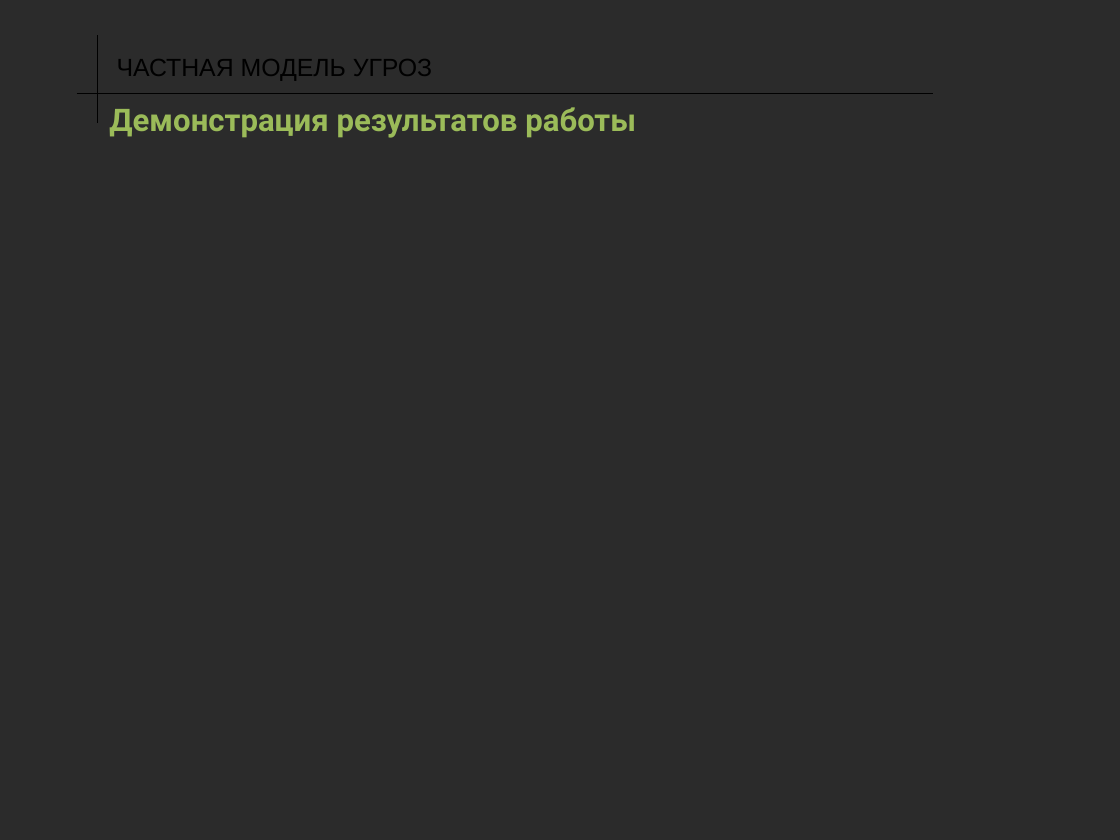
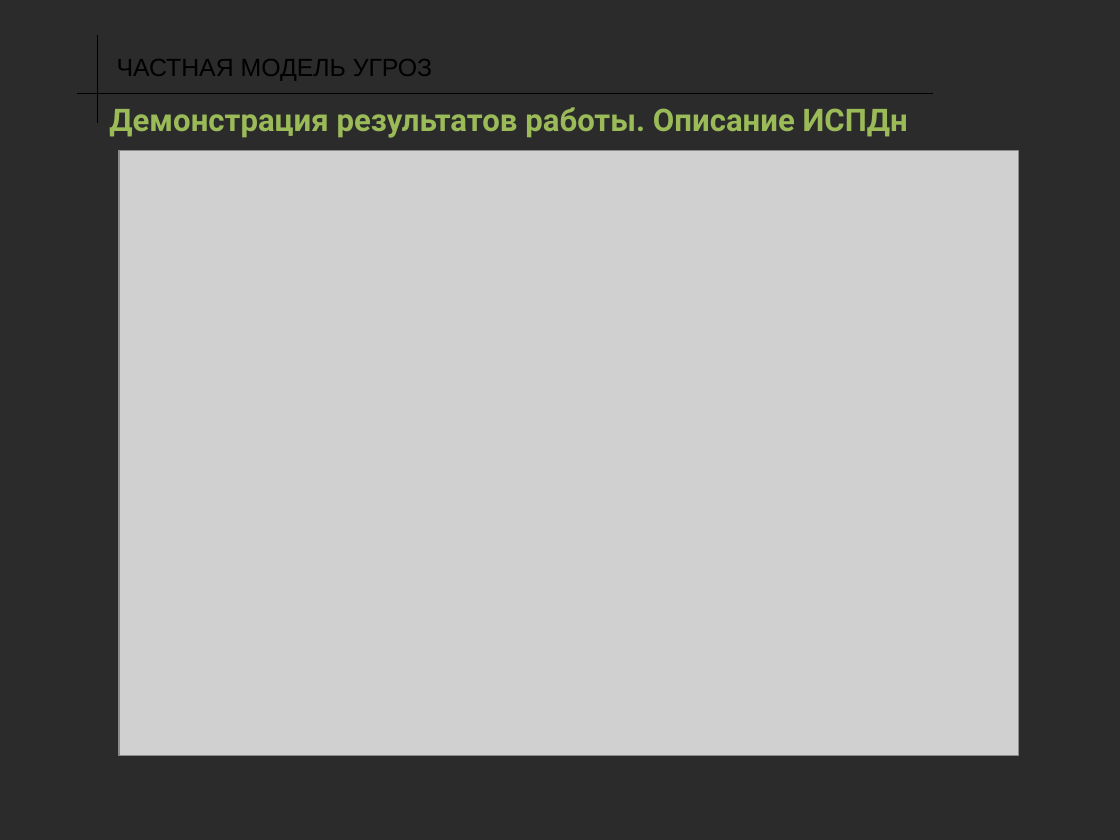
Before and after one commit to DTsapin/PD_6_Semestr, a slide deck: slide 7 of src/Презентация.pptx (slide 5 before the commit). Drawn at 1120x840 pixels with LibreOffice and Linux fonts; fonts in the diff are those of the drawing; grey boxes stand for pictures; background and template pictures are left out; a plain dark background stands for a picture behind light text. Boxes give left, top, right and bottom in pixels: in the first picture for what was removed or moved away, otherwise in the second. Text is boxed around its words. In the diff, an @@ line names an element or a change of style, - is before the commit and + after.

```diff
--- a/src/Презентация.pptx
+++ b/src/Презентация.pptx
@@ text at bbox=[109, 107, 908, 138]: text changed @@
-Демонстрация результатов работы
+Демонстрация результатов работы. Описание ИСПДн
@@ picture added at bbox=[119, 151, 1018, 756] @@
```
Also in this commit, not shown: 4 other slides changed, 5 slides added.
